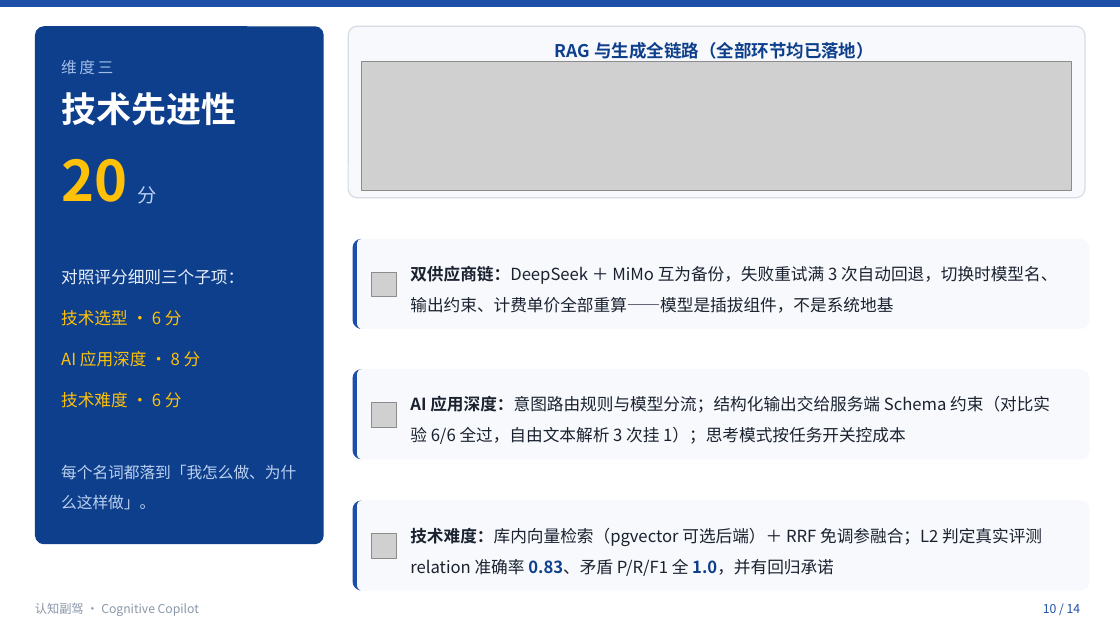
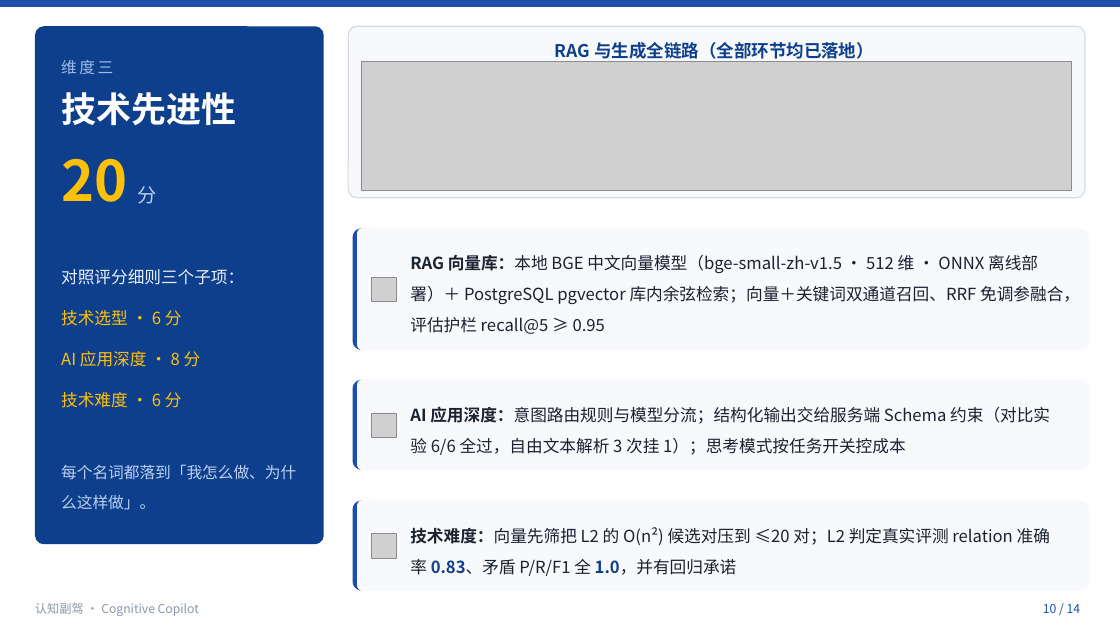
Before and after one commit to Curtainorange/knowledge-agent, a slide deck: slide 10 of output/认知副驾项目汇报/认知副驾项目汇报.pptx. Drawn at 1120x630 pixels with LibreOffice and Linux fonts; fonts in the diff are those of the drawing; grey boxes stand for pictures. Boxes give left, top, right and bottom in pixels: in the first picture for what was removed or moved away, otherwise in the second. Text is boxed around its words. In the diff, an @@ line names an element or a change of style, - is before the commit and + after.

Commit message:
docs: 修订答辩PPT——去掉模型双供应商与代码行数，补充RAG向量库技术(BGE+pgvector)，预留演示截图位

```diff
--- a/output/认知副驾项目汇报/认知副驾项目汇报.pptx
+++ b/output/认知副驾项目汇报/认知副驾项目汇报.pptx
@@ rounded rectangle resized from (x1=353, y1=239, x2=1090, y2=329) to (x1=353, y1=229, x2=1090, y2=350) @@
@@ rounded rectangle at (x1=353, y1=229, x2=1090, y2=350): proportions changed @@
@@ freeform shape resized from (x1=353, y1=239, x2=1090, y2=329) to (x1=353, y1=229, x2=1090, y2=350) @@
@@ text at (x1=410, y1=255, x2=1080, y2=334): text changed @@
-双供应商链：DeepSeek ＋ MiMo 互为备份，失败重试满 3 次自动回退，切换时模型名、输出约束、计费单价全部重算——模型是插拔组件，不是系统地基
+RAG 向量库：本地 BGE 中文向量模型（bge-small-zh-v1.5 · 512 维 · ONNX 离线部署）＋ PostgreSQL pgvector 库内余弦检索；向量＋关键词双通道召回、RRF 免调参融合，评估护栏 recall@5 ≥ 0.95
@@ picture moved from (x1=372, y1=272, x2=397, y2=297) to (x1=372, y1=277, x2=397, y2=302) @@
@@ 1 text, 1 rounded rectangle, 1 freeform shape, 1 picture moved together from (x1=353, y1=370, x2=1090, y2=460) to (x1=353, y1=380, x2=1090, y2=470) @@
@@ text at (x1=410, y1=527, x2=1050, y2=576): text changed @@
-技术难度：库内向量检索（pgvector 可选后端）＋ RRF 免调参融合；L2 判定真实评测 relation 准确率 0.83、矛盾 P/R/F1 全 1.0，并有回归承诺
+技术难度：向量先筛把 L2 的 O(n²) 候选对压到 ≤20 对；L2 判定真实评测 relation 准确率 0.83、矛盾 P/R/F1 全 1.0，并有回归承诺
```
Also in this commit, not shown: 4 other slides changed, 7 other files.
